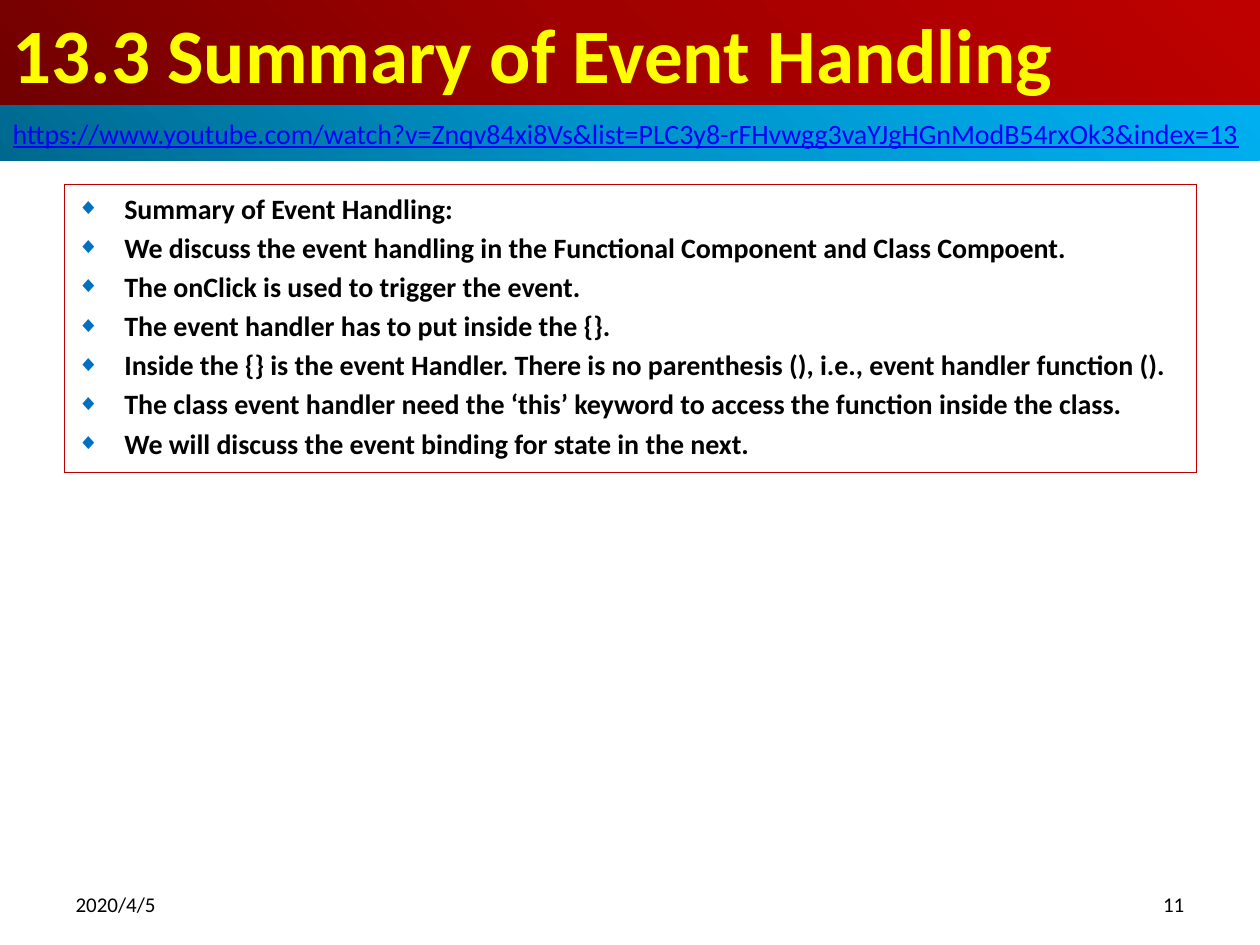
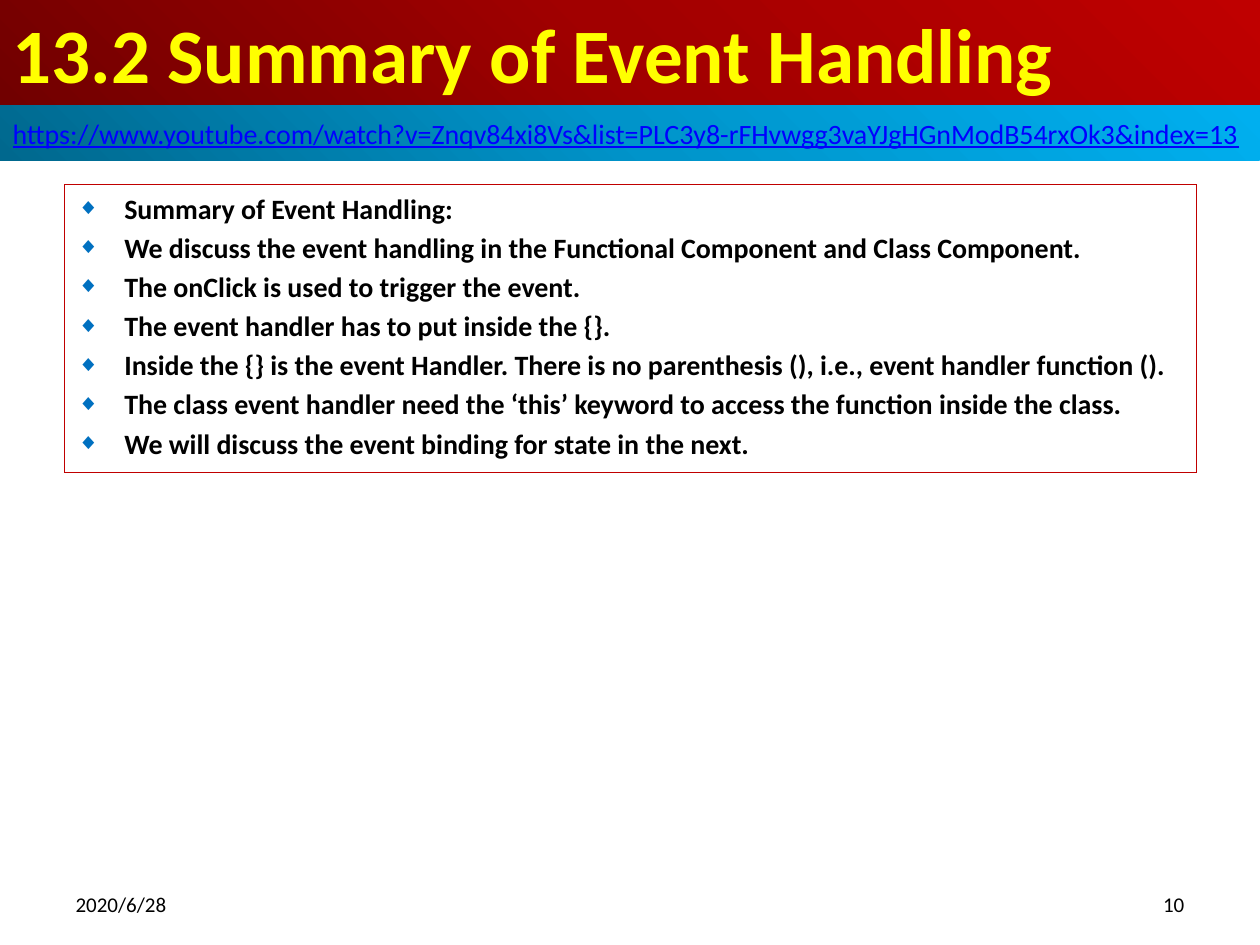
Before and after one commit to peterhchen/800-React-Hook, a slide deck: slide 10 of 13_EventHandle.pptx (slide 11 before the commit). Drawn at 1260x945 pixels with LibreOffice and Linux fonts; fonts in the diff are those of the drawing. Boxes give left, top, right and bottom in pixels: in the first picture for what was removed or moved away, otherwise in the second. Text is boxed around its words. In the diff, an @@ line names an element or a change of style, - is before the commit and + after.

```diff
--- a/13_EventHandle.pptx
+++ b/13_EventHandle.pptx
@@ title at bbox=[13, 29, 1052, 96]: text changed @@
-13.3 Summary of Event Handling
+13.2 Summary of Event Handling
@@ subtitle at bbox=[124, 238, 1080, 263]: text changed @@
-◆ We discuss the event handling in the Functional Component and Class Compoent.
+◆ We discuss the event handling in the Functional Component and Class Component.
@@ text at bbox=[76, 897, 167, 913]: text changed @@
-2020/4/5
+2020/6/28
@@ page number at bbox=[1163, 898, 1184, 912]: text changed @@
-11
+10
```
Also in this commit, not shown: 9 other slides changed, 2 slides added.
